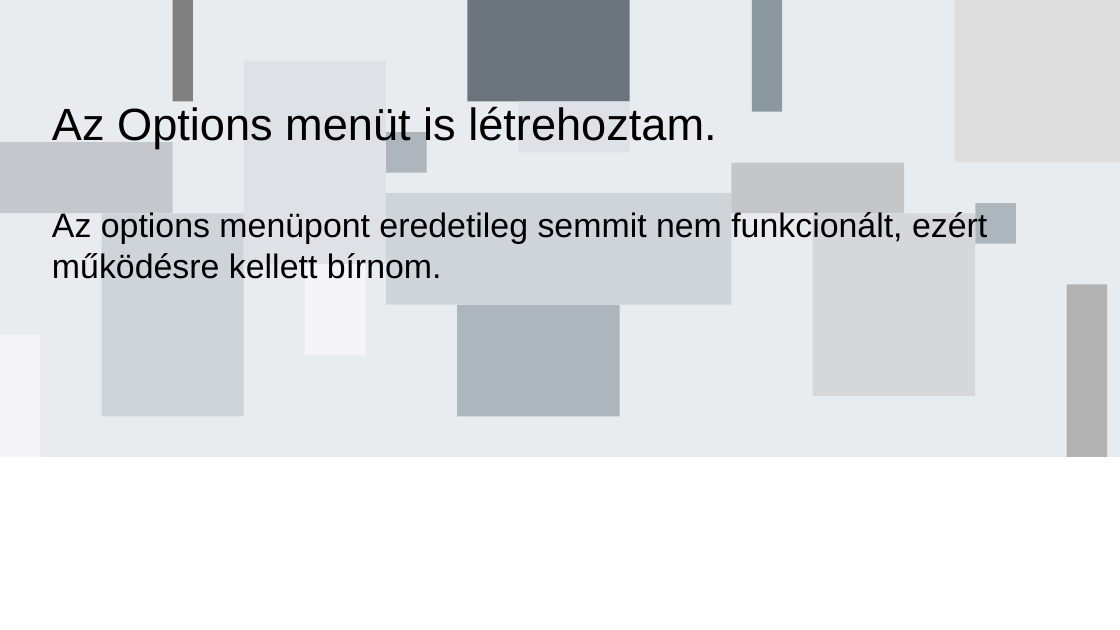
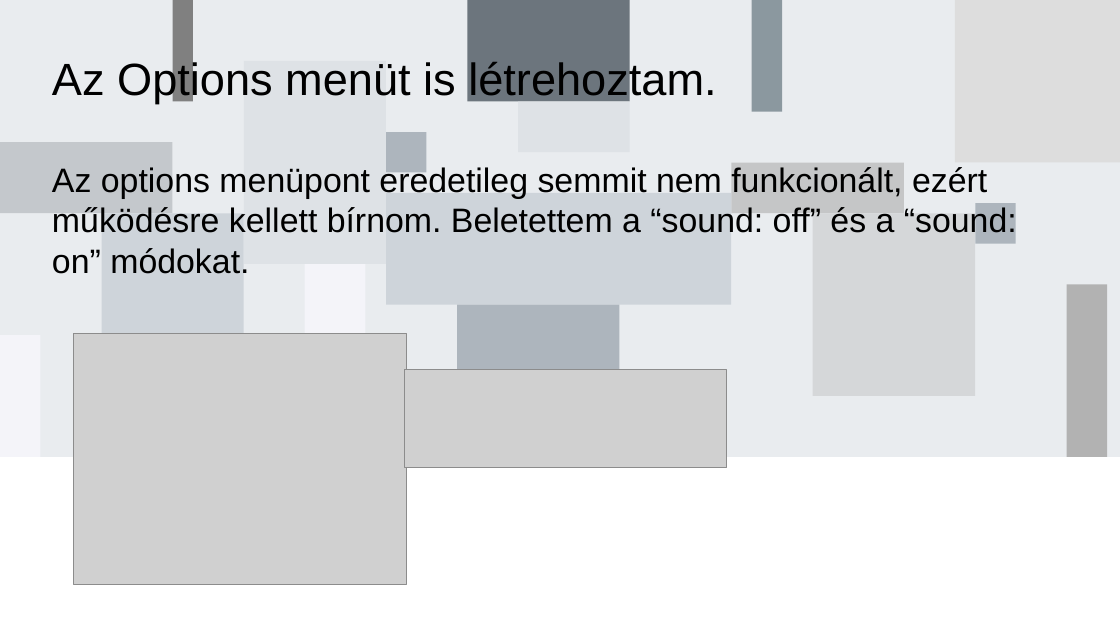
Before and after one commit to badam-dev/lvl_devil, a slide deck: slide 5 of lvl-devil.pptx. Drawn at 1120x630 pixels with LibreOffice and Linux fonts; fonts in the diff are those of the drawing; grey boxes stand for pictures. Boxes give left, top, right and bottom in pixels: in the first picture for what was removed or moved away, otherwise in the second. Text is boxed around its words. In the diff, an @@ line names an element or a change of style, - is before the commit and + after.

```diff
--- a/lvl-devil.pptx
+++ b/lvl-devil.pptx
@@ subtitle "Az Options menüt is létrehoztam.": place and size @@
-subtitle "Az Options menüt is létrehoztam." at bbox=[52, 106, 987, 279]
+subtitle "Az Options menüt is létrehoztam." at bbox=[52, 59, 1017, 274]
@@ subtitle at bbox=[52, 167, 1017, 274]: text changed @@
-Az options menüpont eredetileg semmit nem funkcionált, ezért működésre kellett bírnom.
+Az options menüpont eredetileg semmit nem funkcionált, ezért működésre kellett bírnom. Beletettem a “sound: off” és a “sound: on” módokat.
@@ picture added at bbox=[73, 333, 407, 584] @@
@@ picture added at bbox=[405, 370, 728, 469] @@
```
Also in this commit, not shown: 5 slides added, 9 slides removed, 6 other files.
